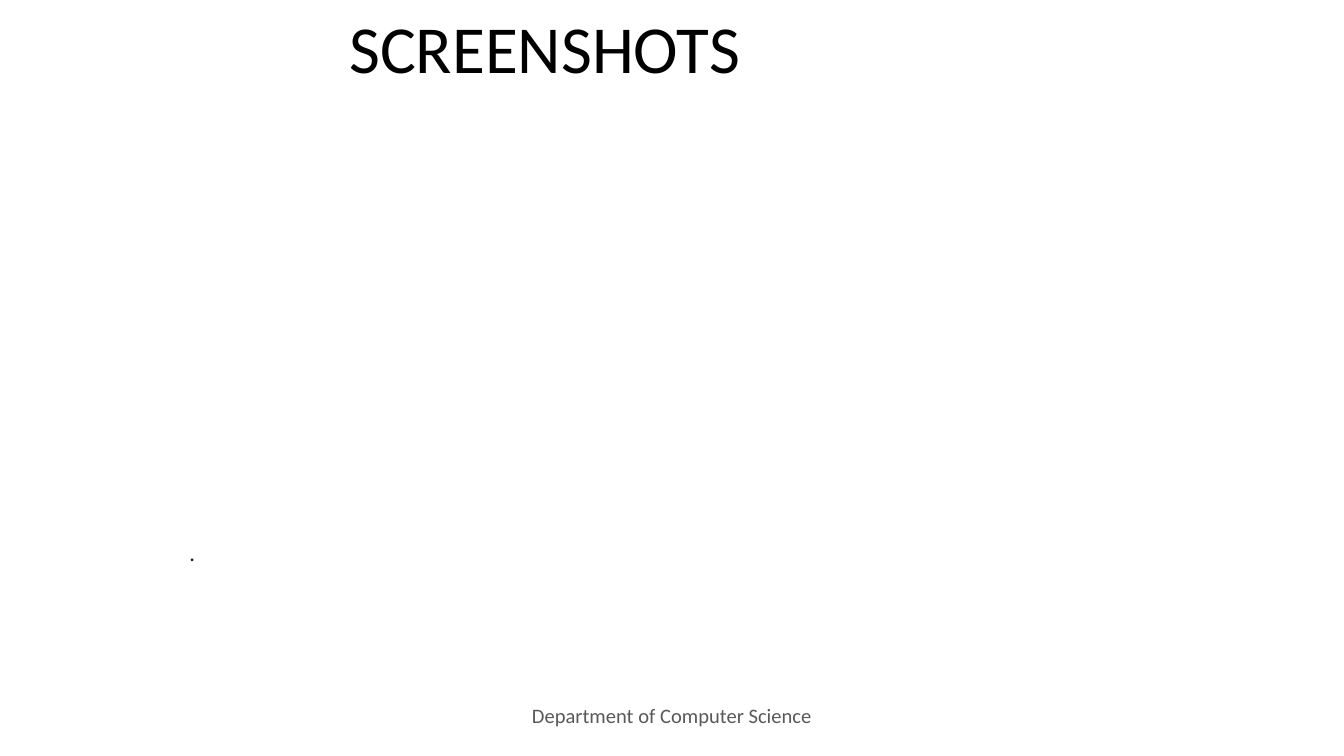
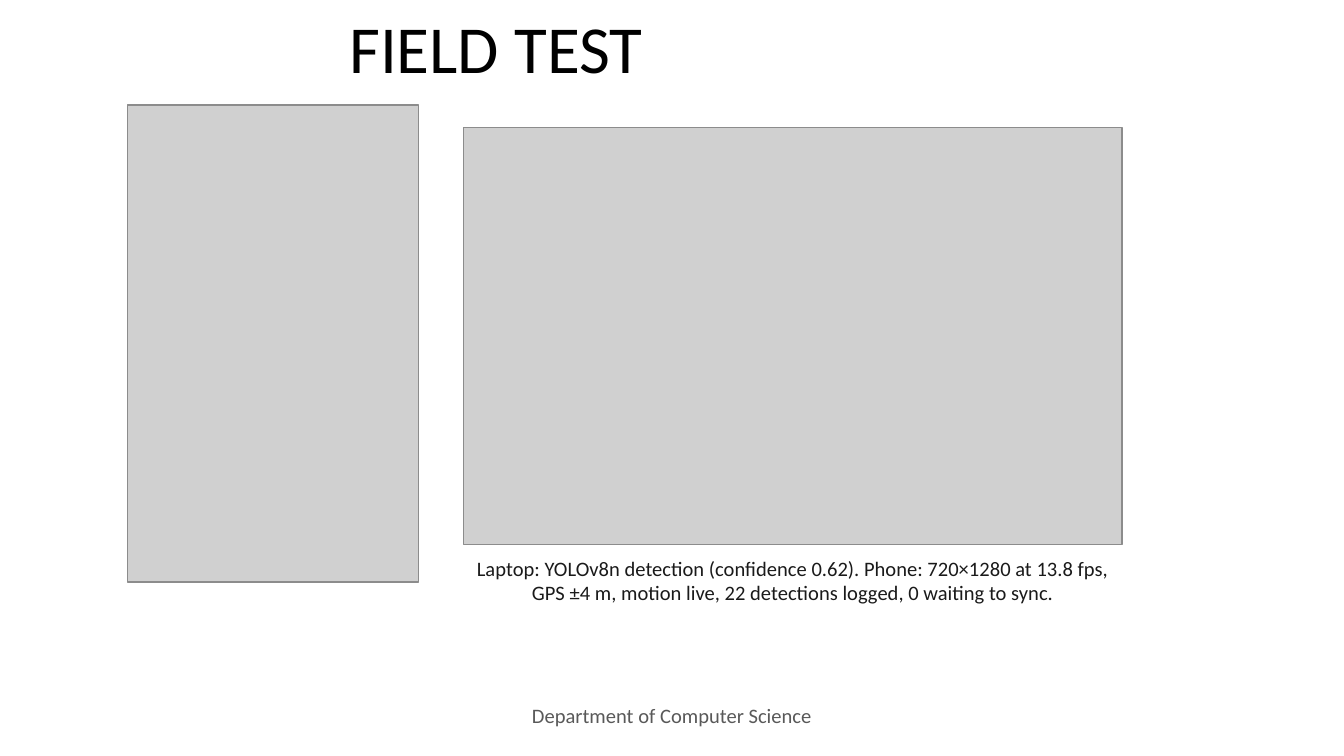
Before and after one commit to SriCharanReddy-B/EcoRoads, a slide deck: slide 17 of EcoRoads_corrected.pptx. Drawn at 1344x756 pixels with LibreOffice and Linux fonts; fonts in the diff are those of the drawing; grey boxes stand for pictures; background and template pictures are left out. Boxes give left, top, right and bottom in pixels: in the first picture for what was removed or moved away, otherwise in the second. Text is boxed around its words. In the diff, an @@ line names an element or a change of style, - is before the commit and + after.

```diff
--- a/EcoRoads_corrected.pptx
+++ b/EcoRoads_corrected.pptx
@@ text at bbox=[349, 29, 642, 74]: text changed @@
-SCREENSHOTS
+FIELD TEST
@@ picture added at bbox=[128, 105, 419, 582] @@
@@ picture added at bbox=[464, 128, 1122, 544] @@
@@ text removed at bbox=[190, 536, 1203, 637] @@
-.
@@ text added at bbox=[477, 561, 1108, 604], 11 pt, text #1A1A1A @@
+Laptop: YOLOv8n detection (confidence 0.62). Phone: 720×1280 at 13.8 fps, GPS ±4 m, motion live, 22 detections logged, 0 waiting to sync.
```
Also in this commit, not shown: 2 other slides changed, 2 slides added, 1 slide removed, 18 other files.
